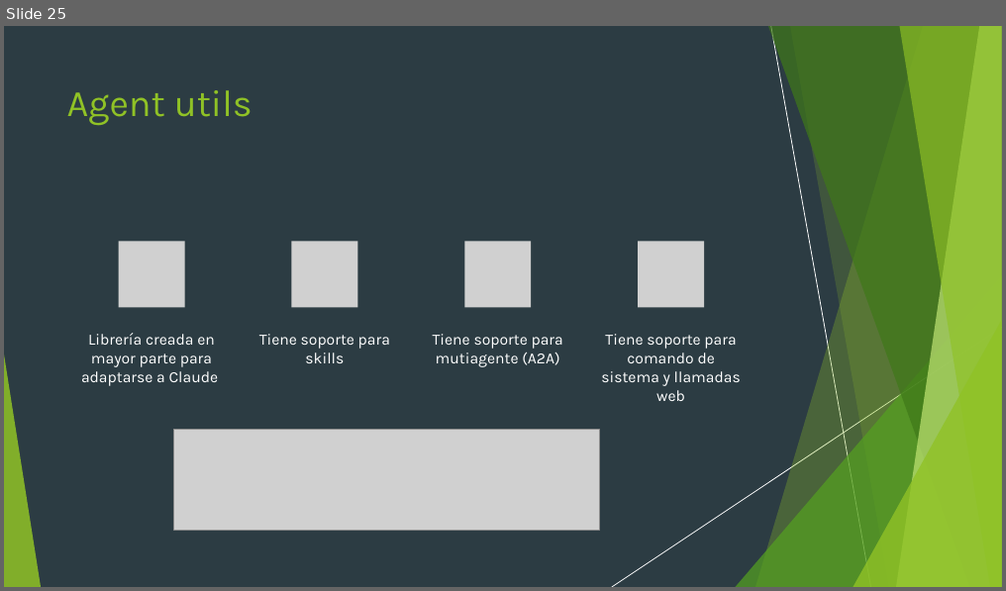
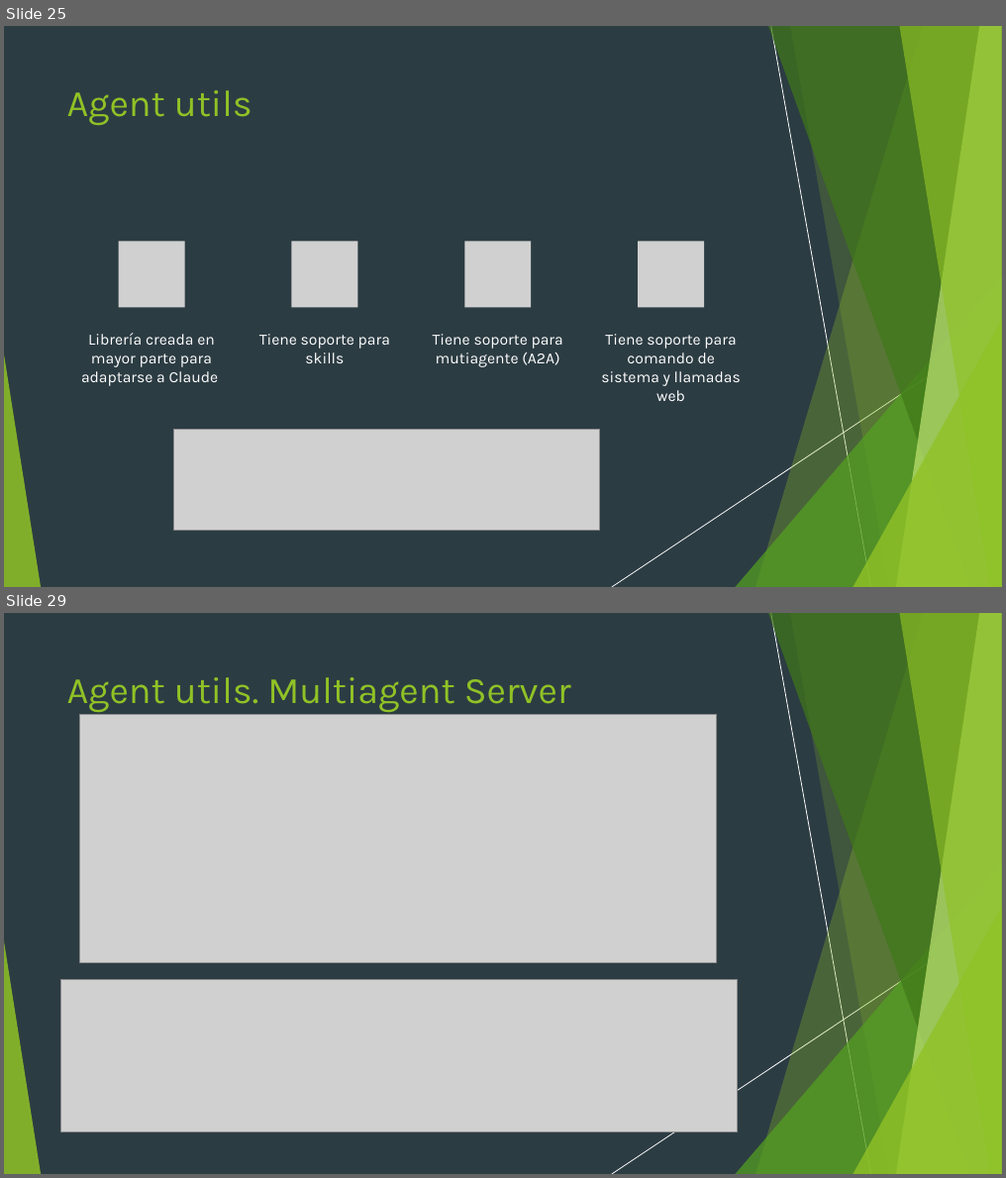
Before and after one commit to diegorufe/spring-ai-pocs, a slide deck: Presentación.pptx. Shown one above the other, each under a label of ours: slide 25 before the commit, slides 25 and 29 after it; the slides between them are not shown. The pictures are 1006x591 and 1006x1178 pixels, drawn with LibreOffice and Linux fonts; fonts in the diff are those of the drawing; grey boxes stand for pictures. Boxes give left, top, right and bottom in pixels: in the first picture for what was removed or moved away, otherwise in the second. Text is boxed around its words. In the diff, an @@ line names an element or a change of style, - is before the commit and + after.

Commit message:
feat: doc agent utils

```diff
--- a/Presentación.pptx
+++ b/Presentación.pptx
@@ slide 29 added at bbox=[4, 613, 1002, 1174], background #2C3C43; not listed: 10 template elements that a slide beside it also shows @@
@@ rectangle added at bbox=[4, 613, 1002, 1174], fill #2C3C43 @@
@@ title added at bbox=[67, 677, 571, 712], 36 pt, text #90C226 @@
+Agent utils. Multiagent Server
@@ picture added at bbox=[80, 714, 717, 962] @@
@@ group added at bbox=[4, 613, 1002, 1174]: 5 freeform shapes, 3 triangles, 2 lines @@
@@ picture added at bbox=[60, 980, 737, 1133] @@
```
Also in this commit, not shown: 4 other slides added.
